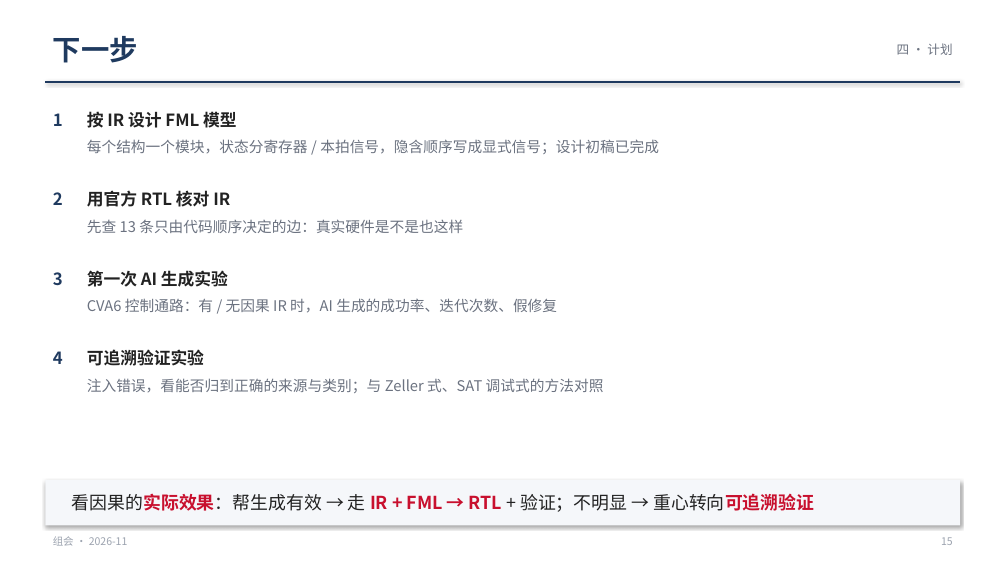
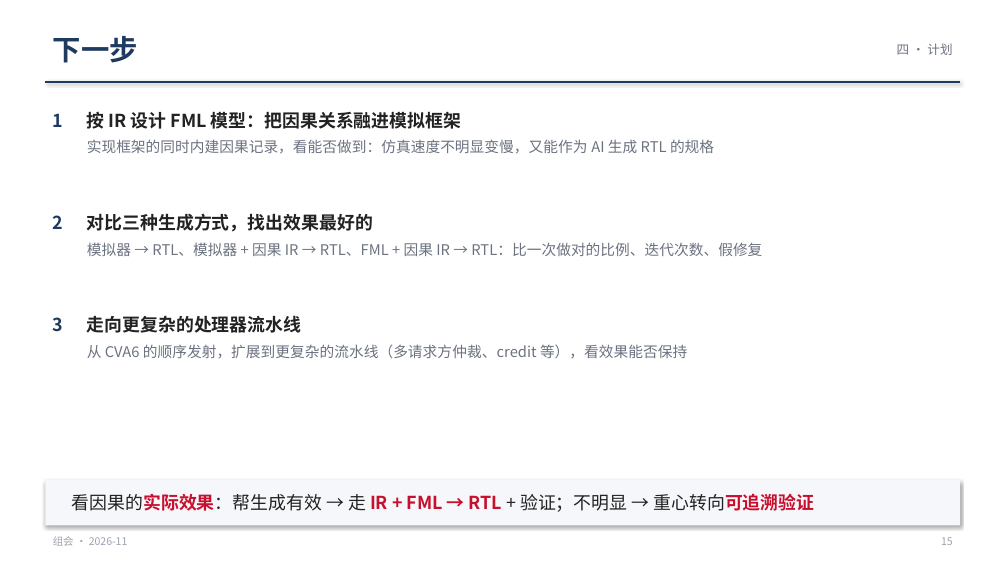
Before and after one commit to WHUDYF/PPT-generate, a slide deck: slide 15 of presentations/group_meeting_20261106/group_meeting_20261106.pptx. Drawn at 1008x567 pixels with LibreOffice and Linux fonts; fonts in the diff are those of the drawing. Boxes give left, top, right and bottom in pixels: in the first picture for what was removed or moved away, otherwise in the second. Text is boxed around its words. In the diff, an @@ line names an element or a change of style, - is before the commit and + after.

```diff
--- a/presentations/group_meeting_20261106/group_meeting_20261106.pptx
+++ b/presentations/group_meeting_20261106/group_meeting_20261106.pptx
@@ text at bbox=[87, 111, 461, 129]: text changed; size 16 to 17 pt @@
-按 IR 设计 FML 模型
+按 IR 设计 FML 模型：把因果关系融进模拟框架
@@ text at bbox=[87, 139, 714, 154]: text changed @@
-每个结构一个模块，状态分寄存器 / 本拍信号，隐含顺序写成显式信号；设计初稿已完成
+实现框架的同时内建因果记录，看能否做到：仿真速度不明显变慢，又能作为 AI 生成 RTL 的规格
@@ text "2": place and size @@
-text "2" at bbox=[53, 192, 63, 205]
+text "2" at bbox=[53, 215, 64, 229]
@@ text "2" at bbox=[53, 215, 64, 229]: size 16 to 17 pt @@
@@ text at bbox=[87, 213, 373, 232]: text changed; size 16 to 17 pt @@
-用官方 RTL 核对 IR
+对比三种生成方式，找出效果最好的
@@ text at bbox=[87, 242, 762, 256]: text changed @@
-先查 13 条只由代码顺序决定的边：真实硬件是不是也这样
+模拟器 → RTL、模拟器 + 因果 IR → RTL、FML + 因果 IR → RTL：比一次做对的比例、迭代次数、假修复
@@ text "3" at bbox=[53, 317, 64, 332]: size 16 to 17 pt @@
@@ text "3": place and size @@
-text "3" at bbox=[53, 272, 63, 286]
+text "3" at bbox=[53, 317, 64, 332]
@@ text at bbox=[87, 315, 302, 333]: text changed; size 16 to 17 pt @@
-第一次 AI 生成实验
+走向更复杂的处理器流水线
@@ text removed at bbox=[53, 351, 63, 364] @@
-4
@@ text at bbox=[87, 344, 687, 359]: text changed @@
-CVA6 控制通路：有 / 无因果 IR 时，AI 生成的成功率、迭代次数、假修复
+从 CVA6 的顺序发射，扩展到更复杂的流水线（多请求方仲裁、credit 等），看效果能否保持
@@ text removed at bbox=[87, 349, 204, 366] @@
-可追溯验证实验
@@ text removed at bbox=[87, 378, 604, 393] @@
-注入错误，看能否归到正确的来源与类别；与 Zeller 式、SAT 调试式的方法对照
```
Also in this commit, not shown: 4 other files.
